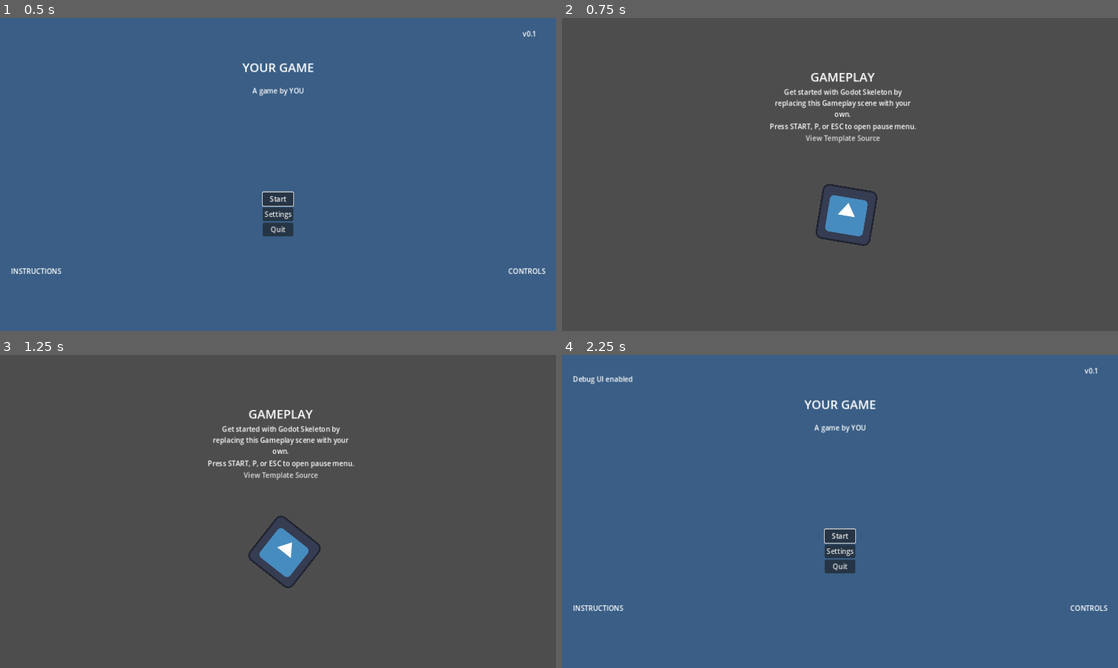
Above: before the commit, frames 1-4 (two rows, left to right).
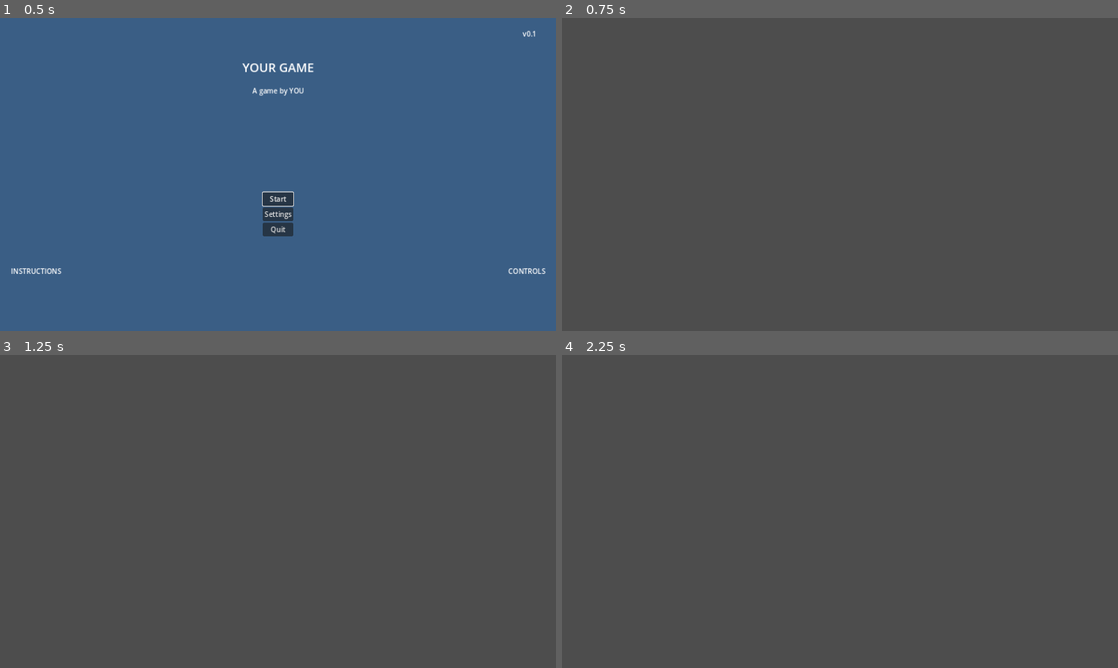
Above: after the commit, the same moments.

Repository: Maoaii/Descent-into-Survival
Game: Godot game, scene res://main_menu/main_menu.tscn
The game is run twice, just before and just after one commit, with the same random seed, the same clock (stepped at 60 frames per second) and the same inputs. The engine's default icon, where the game draws it, is replaced by a stand-in: a white triangle on a blue panel in a dark square.
Inputs (mouse positions are in pixels of both pictures, inside the frame that each line leads up to):
- Up to frame 1 (0.5 s): no input
- Up to frame 2 (0.75 s): click "Start" at 0.5 s
- Up to frame 3 (1.25 s): no input
- Up to frame 4 (2.25 s): tap Enter (ui_accept) at 1.25, 1.52, 2 s; move the mouse to (962, 495) at 1.27 s; click (962, 495) at 1.35 s; move the mouse to (728, 527) at 2.02 s; click (728, 527) at 2.1 s

Frame 1 is identical in both runs. In frame 2, 2.2% of the frame differs, in the area x 37-64%, y 17-73%; in frame 3, 2.2%; in frame 4, 100%, in the area x 0-100%, y 0-100%.

Commit message:
barebones of the movement system working

Diff:
--- a/main_menu/main_menu.tscn
+++ b/main_menu/main_menu.tscn
@@ -1,9 +1,9 @@
 [gd_scene load_steps=6 format=3 uid="uid://j87n4lychbt5"]
 
 [ext_resource type="Script" path="res://main_menu/version_label.gd" id="1_5huni"]
-[ext_resource type="PackedScene" uid="uid://bdnyglk1i1cxl" path="res://gameplay/gameplay.tscn" id="2_5nvqq"]
 [ext_resource type="Script" path="res://main_menu/menu_options.gd" id="2_gpv3d"]
 [ext_resource type="PackedScene" uid="uid://dpicmplffpula" path="res://settings/settings.tscn" id="3_2osu0"]
+[ext_resource type="PackedScene" uid="uid://bv14nulisxusb" path="res://main_scenes/world.tscn" id="3_i1q1l"]
 [ext_resource type="PackedScene" uid="uid://cee5dna3u27jf" path="res://assets/select_sfx.tscn" id="4_82nwe"]
 
 [node name="MainMenu" type="Control"]
@@ -115,7 +115,7 @@
 shortcut_context = NodePath("Start")
 alignment = 1
 script = ExtResource("2_gpv3d")
-gameplay_scene = ExtResource("2_5nvqq")
+gameplay_scene = ExtResource("3_i1q1l")
 settings_scene = ExtResource("3_2osu0")
 
 [node name="Start" type="Button" parent="MenuOptions"]
--- /dev/null
+++ b/main_scenes/interactable_path.tscn
@@ -0,0 +1,18 @@
+[gd_scene load_steps=3 format=3 uid="uid://c7qga3bypeh1c"]
+
+[ext_resource type="Script" path="res://main_scripts/interactable_path.gd" id="1_t0dlw"]
+
+[sub_resource type="RectangleShape2D" id="RectangleShape2D_elhvb"]
+size = Vector2(28, 52)
+
+[node name="InteractablePath" type="Node2D"]
+script = ExtResource("1_t0dlw")
+interactable_area = Vector2(200, 100)
+
+[node name="Area2D" type="Area2D" parent="."]
+
+[node name="CollisionShape2D" type="CollisionShape2D" parent="Area2D"]
+shape = SubResource("RectangleShape2D_elhvb")
+
+[connection signal="mouse_entered" from="Area2D" to="." method="_on_area_2d_mouse_entered"]
+[connection signal="mouse_exited" from="Area2D" to="." method="_on_area_2d_mouse_exited"]
--- /dev/null
+++ b/main_scenes/section.tscn
@@ -0,0 +1,14 @@
+[gd_scene load_steps=2 format=3 uid="uid://btconpb6k5wg3"]
+
+[ext_resource type="PackedScene" uid="uid://c7qga3bypeh1c" path="res://main_scenes/interactable_path.tscn" id="1_82jw6"]
+
+[node name="Section1" type="Node2D"]
+
+[node name="InteractablePath" parent="." instance=ExtResource("1_82jw6")]
+position = Vector2(346, 135)
+
+[node name="InteractablePath2" parent="." instance=ExtResource("1_82jw6")]
+position = Vector2(204, 139)
+
+[node name="InteractablePath3" parent="." instance=ExtResource("1_82jw6")]
+position = Vector2(83, 129)
--- /dev/null
+++ b/main_scenes/world.tscn
@@ -0,0 +1,7 @@
+[gd_scene load_steps=2 format=3 uid="uid://bv14nulisxusb"]
+
+[ext_resource type="PackedScene" uid="uid://btconpb6k5wg3" path="res://main_scenes/section.tscn" id="1_uylre"]
+
+[node name="World" type="Node2D"]
+
+[node name="Section1" parent="." instance=ExtResource("1_uylre")]
--- /dev/null
+++ b/main_scripts/interactable_path.gd
@@ -0,0 +1,27 @@
+extends Node2D
+
+@export var interactable_area: Vector2
+@export var next_area: PackedScene
+
+@onready var collision_shape: CollisionShape2D = $Area2D/CollisionShape2D
+
+
+## Boolean to indicate wether the mouse is inside this interctable path
+var mouse_inside: bool = false
+
+
+func _ready() -> void:
+	collision_shape.shape.set_size(interactable_area)
+	print(collision_shape.shape.get_size())
+
+func _unhandled_input(_event) -> void:
+	if mouse_inside and Input.is_action_just_pressed("left_click"):
+		print("Clicked on interactable path!")
+
+
+func _on_area_2d_mouse_entered():
+	mouse_inside = true
+
+
+func _on_area_2d_mouse_exited():
+	mouse_inside = false
--- a/project.godot
+++ b/project.godot
@@ -84,6 +84,11 @@
 "events": [Object(InputEventKey,"resource_local_to_scene":false,"resource_name":"","device":-1,"window_id":0,"alt_pressed":false,"shift_pressed":false,"ctrl_pressed":false,"meta_pressed":false,"pressed":false,"keycode":0,"physical_keycode":48,"key_label":0,"unicode":48,"echo":false,"script":null)
 ]
 }
+left_click={
+"deadzone": 0.5,
+"events": [Object(InputEventMouseButton,"resource_local_to_scene":false,"resource_name":"","device":-1,"window_id":0,"alt_pressed":false,"shift_pressed":false,"ctrl_pressed":false,"meta_pressed":false,"button_mask":0,"position":Vector2(0, 0),"global_position":Vector2(0, 0),"factor":1.0,"button_index":1,"canceled":false,"pressed":false,"double_click":false,"script":null)
+]
+}
 
 [rendering]
 
